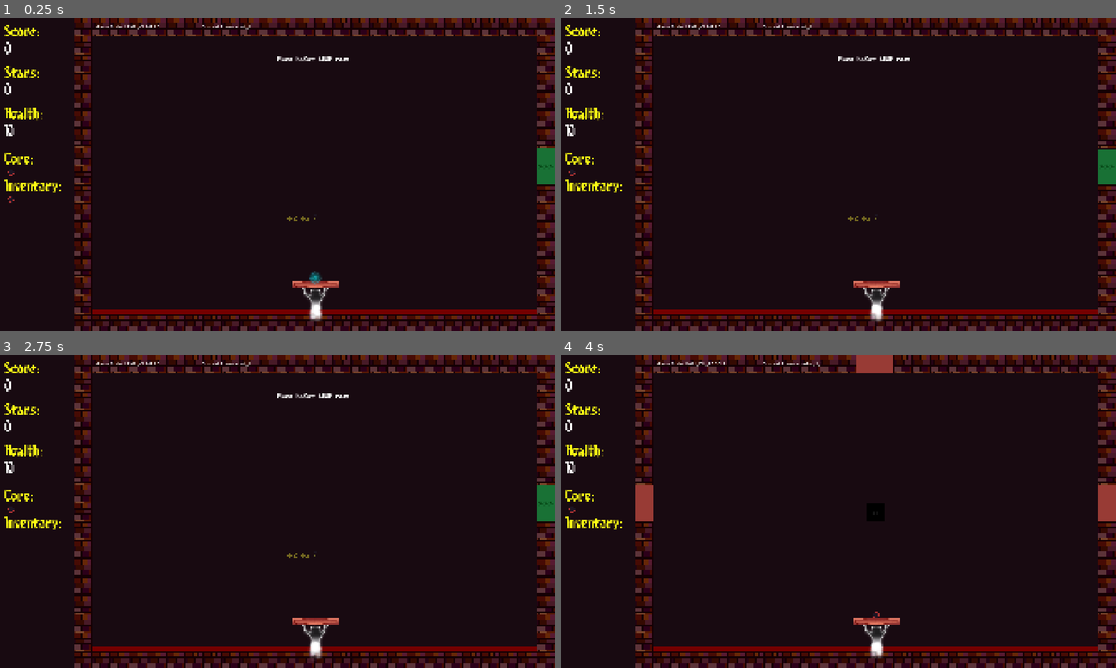
Above: before the commit, frames 1-4 (two rows, left to right).
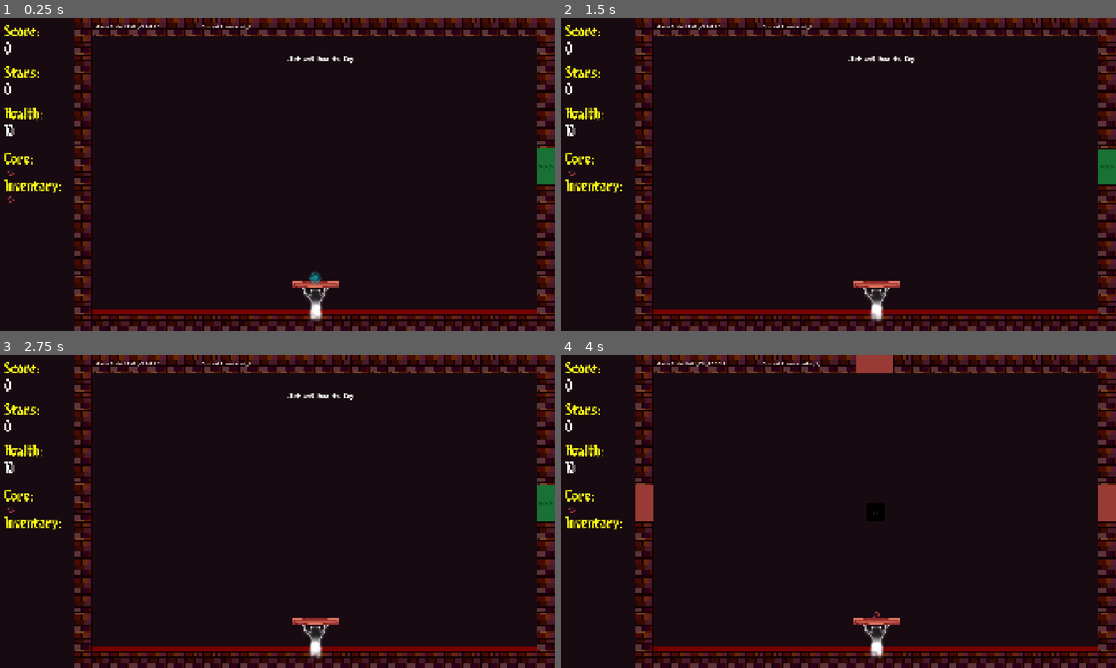
Above: after the commit, the same moments.

Repository: lostpoet999/escape_to_marty
Game: Godot game, scene res://scenes_and_scripts/levels/common_rooms/shop_1.tscn
Two runs of this game, one before a commit and one after it. Both use one fixed random seed, a clock stepped at 60 frames per second and the inputs below. This scene is started directly instead of the project's main scene. Sound files missing from this copy of the repository are replaced by a short silence.
Inputs (mouse positions are in pixels of both pictures, inside the frame that each line leads up to):
- Up to frame 1 (0.25 s): no input
- Up to frame 2 (1.5 s): click (572, 171) at 0.52 s; click (572, 199) at 1.27 s
- Up to frame 3 (2.75 s): click (11, 508) at 2 s
- Up to frame 4 (4 s): click (572, 508) at 2.75 s; tap Enter at 3.5 s; move the mouse to (1104, 502) at 3.52 s; hold Tab (click_mode_toggle) from 3.53 s (still down); click (1104, 502) at 3.67 s

The runs differ from the first frame. In frame 1, 0.2% of the frame differs, in the area x 49-64%, y 12-65%; in frame 2, 0.2%; in frame 3, 0.2%; in frame 4, nothing differs.

Commit message:
feat: shop items state now persist

Diff:
--- a/scenes_and_scripts/inventory/inventory.gd
+++ b/scenes_and_scripts/inventory/inventory.gd
@@ -76,7 +76,7 @@
 
 func get_items_for_paddle() -> Array[PaddlePowerup]: ###passives for paddle
 	var _items: Array[PaddlePowerup]
-	for item in items:
+	for item: BaseItem in items:
 		if item is PaddlePowerup:
 			_items.append(item)
 	return _items
@@ -120,13 +120,11 @@
 	elif new_item is BallPowerUp or new_item is PaddlePowerup:
 			if new_item in items:
 				print("you already have this one, lets stack them!") #TODO: make it so inventory panel increases quantity in visual vs takeup another spot
-			else:
-				print("cool, new powah")
 			items.push_back(new_item) #this will move when we do quantity update from above
 			Signalbus.inventory_changed.emit()
 
 func replace_paddle_active(new_item: PaddleActive): #where item is replaced in player inventory
-	var index = core_items.find_custom(func(i): return i is PaddleActive)
+	var index: int = core_items.find_custom(func(i): return i is PaddleActive)
 	core_items.remove_at(index)
 	core_items.push_front(new_item)
 	Signalbus.inventory_changed.emit()
@@ -141,7 +139,7 @@
 
 	Signalbus.inventory_changed.emit()
 
-func use_item(item) -> void:
+func use_item(item: BaseItem) -> void:
 	dp("Using item %s..." % item)
 	remove_item(item)
 	if item is BallPowerUp:
--- a/scenes_and_scripts/item_spawning/item_box.gd
+++ b/scenes_and_scripts/item_spawning/item_box.gd
@@ -1,13 +1,13 @@
 class_name Itembox extends Node2D
 
-var item_box_data: ItemBoxData
+var loot_items_data: LootItemsData
 
 func _on_loot_box_pressed() -> void:
-	if item_box_data.items.is_empty():
+	if loot_items_data.items.is_empty():
 		queue_free()
 		return
-	var item: BaseItem = item_box_data.items.pick_random()
-	item_box_data.items.erase(item)
+	var item: BaseItem = loot_items_data.items.pick_random()
+	loot_items_data.items.erase(item)
 	PlayerData.inventory.add_item(item)
-	if item_box_data.items.is_empty():
+	if loot_items_data.items.is_empty():
 		queue_free()
--- a/scenes_and_scripts/item_spawning/item_box_data.gd
+++ /dev/null
@@ -1,24 +0,0 @@
-class_name ItemBoxData extends Resource
-
-var max_items: int = 0
-var items: Array [BaseItem] = []
-var pool: Array[BaseItem]
-@export var scene_ref: PackedScene = preload("uid://165yx2m2saao")
-
-func instantiate_scene() -> Node2D:
-	return scene_ref.instantiate()
-
-func filter_owned_actives()->void:
-	var owned_actives: Array[BaseItem] = PlayerData.inventory.get_core_items()
-	pool = pool.filter(func(i: BaseItem) -> bool:
-		return not owned_actives.has(i))
-
-func generate_item_box()->void:
-	filter_owned_actives()
-	max_items = randi() % GameManager.floor_data.free_item_max + 1
-	pool = ItemSpawner.item_pool_data.item_pool.duplicate()
-	for n:int in max_items:
-		if pool.is_empty(): break
-		var item:BaseItem = pool.pick_random()
-		items.push_back(item)
-		pool.erase(item)
--- /dev/null
+++ b/scenes_and_scripts/item_spawning/loot_items_data.gd
@@ -0,0 +1,33 @@
+class_name LootItemsData extends Resource
+
+var max_items: int = 0
+var items: Array [BaseItem] = []
+var pool: Array[BaseItem]
+const ITEM_BOX: PackedScene = preload("uid://165yx2m2saao")
+const SHOP: PackedScene = preload("uid://bn3va5ib8tytd")
+
+
+func instantiate_lootbox() -> Node2D:
+	return ITEM_BOX.instantiate()
+
+func instantiate_shop() -> Node2D:
+	return SHOP.instantiate()
+
+func filter_owned_actives()->void:
+	var owned_actives: Array[BaseItem] = PlayerData.inventory.get_core_items()
+	pool = pool.filter(func(i: BaseItem) -> bool:
+		return not owned_actives.has(i))
+
+func generate_item_box()->void:
+	filter_owned_actives()
+	var room_entry:RoomEntry = GameManager.get_current_floor_entry(GameManager.current_room_id)
+	if room_entry.room_type == RoomEntry.ROOM_TYPES.free_item:
+		max_items = randi() % GameManager.floor_data.free_item_max + 2
+	elif room_entry.room_type == RoomEntry.ROOM_TYPES.shop:
+		max_items = GameManager.floor_data.shop_items
+	pool = ItemSpawner.item_pool_data.item_pool.duplicate()
+	for n:int in max_items:
+		if pool.is_empty(): break
+		var item:BaseItem = pool.pick_random()
+		items.push_back(item)
+		pool.erase(item)
--- a/scenes_and_scripts/item_spawning/shop_grid.gd
+++ b/scenes_and_scripts/item_spawning/shop.gd
@@ -1,6 +1,8 @@
-class_name ShopGrid extends GridContainer
-@onready var shop_grid: GridContainer = $"."
+class_name ShopGrid extends Node2D
+@onready var shop_grid: GridContainer = $ShopGrid
 
+var loot_items_data: LootItemsData
+var shop_list: Array[BaseItem]
 
 # Called when the node enters the scene tree for the first time.
 func _ready() -> void:
@@ -27,10 +29,12 @@
 	button.flat = true ## change me if you decide to use a theme
 
 	button.pressed.connect(buy_item.bind(item,button))
+	if item.cost > PlayerData.stars_collected: button.disabled = true
 	return button
 
 func buy_item(item: BaseItem, button: Button)->void:
 	PlayerData.inventory.add_item(item)
+	loot_items_data.items.erase(item)
 	PlayerData.stars_collected -= item.cost
 	Signalbus.stars_updated.emit()
 	button.queue_free()
@@ -38,8 +42,8 @@
 
 func populate_shop_panel()->void:
 	clear_shop_btns()
-	for i:int in GameManager.floor_data.shop_items:
-		var item: BaseItem = ItemSpawner.pick_random_item()
+	for i:int in loot_items_data.items.size():
+		var item: BaseItem = loot_items_data.items.pick_random()
 		var btn: Button = make_item_button(item)
 		if item.cost > PlayerData.stars_collected: btn.disabled = true
 		shop_grid.add_child(btn)
--- /dev/null
+++ b/scenes_and_scripts/item_spawning/shop.tscn
@@ -0,0 +1,11 @@
+[gd_scene format=3 uid="uid://bn3va5ib8tytd"]
+
+[ext_resource type="Script" uid="uid://d17gwgcn8lfjd" path="res://scenes_and_scripts/item_spawning/shop.gd" id="1_5lmvd"]
+
+[node name="Shop" type="Node2D" unique_id=700024567]
+script = ExtResource("1_5lmvd")
+
+[node name="ShopGrid" type="GridContainer" parent="." unique_id=1095300514]
+offset_right = 40.0
+offset_bottom = 40.0
+columns = 3
--- a/scenes_and_scripts/item_spawning/shop_grid.tscn
+++ b/scenes_and_scripts/item_spawning/shop_grid.tscn
@@ -1,19 +1,9 @@
 [gd_scene format=3 uid="uid://uvsmq53yomry"]
 
-[ext_resource type="Script" uid="uid://d17gwgcn8lfjd" path="res://scenes_and_scripts/item_spawning/shop_grid.gd" id="1_f4q4a"]
+[ext_resource type="Script" uid="uid://d17gwgcn8lfjd" path="res://scenes_and_scripts/item_spawning/shop.gd" id="1_f4q4a"]
 
-[node name="ShopGrid" type="GridContainer" unique_id=1965214833]
-anchors_preset = 8
-anchor_left = 0.5
-anchor_top = 0.5
-anchor_right = 0.5
-anchor_bottom = 0.5
-offset_top = 132.0
-offset_right = 384.0
-offset_bottom = 172.0
-grow_horizontal = 2
-grow_vertical = 2
-size_flags_horizontal = 4
-size_flags_vertical = 4
-columns = 3
+[node name="Node2D" type="Node2D" unique_id=700024567]
+
+[node name="ShopGrid" type="GridContainer" parent="." unique_id=213815103]
 script = ExtResource("1_f4q4a")
+metadata/_custom_type_script = "uid://d17gwgcn8lfjd"
--- a/scenes_and_scripts/levels/common_rooms/shop_1.tscn
+++ b/scenes_and_scripts/levels/common_rooms/shop_1.tscn
@@ -1,7 +1,6 @@
 [gd_scene format=3 uid="uid://bwuoolbwt8v67"]
 
 [ext_resource type="PackedScene" uid="uid://bea1h3570swpu" path="res://scenes_and_scripts/levels/room_base.tscn" id="1_os7iy"]
-[ext_resource type="PackedScene" uid="uid://uvsmq53yomry" path="res://scenes_and_scripts/item_spawning/shop_grid.tscn" id="2_2jxpp"]
 [ext_resource type="FontFile" uid="uid://c1its5lmhd4kg" path="res://label_settings_and_fonts/fonts/8bitlim.ttf" id="2_fdn02"]
 
 [sub_resource type="LabelSettings" id="LabelSettings_oufug"]
@@ -10,19 +9,15 @@
 
 [node name="common_room" unique_id=565861230 instance=ExtResource("1_os7iy")]
 
-[node name="GridContainer" parent="UI Popup Menus" parent_id_path=PackedInt32Array(927849858) index="3" unique_id=1965214833 instance=ExtResource("2_2jxpp")]
-offset_left = 32.0
-offset_right = 352.0
+[node name="Background" parent="PlayArea" parent_id_path=PackedInt32Array(87831636) index="1" unique_id=306947289]
+metadata/_edit_lock_ = true
 
 [node name="Label" type="Label" parent="PlayArea" parent_id_path=PackedInt32Array(87831636) index="3" unique_id=2097916128]
 layout_mode = 0
-offset_left = 679.0
+offset_left = 711.0
 offset_top = 128.0
-offset_right = 935.0
+offset_right = 967.0
 offset_bottom = 160.0
-text = "Place holder SHOP room"
+text = "Click and Item to Buy"
 label_settings = SubResource("LabelSettings_oufug")
 autowrap_mode = 3
-
-[node name="Background" parent="PlayArea" parent_id_path=PackedInt32Array(87831636) index="4" unique_id=306947289]
-metadata/_edit_lock_ = true
--- a/scenes_and_scripts/levels/floor_1_the_lighthouse/combat_1_4.tscn
+++ b/scenes_and_scripts/levels/floor_1_the_lighthouse/combat_1_4.tscn
@@ -24,6 +24,21 @@
 
 [node name="combat_1_4" unique_id=565861230 instance=ExtResource("1_7tba3")]
 
+[node name="OpenSeal" parent="No-Respawn/Bricks" parent_id_path=PackedInt32Array(424513038) index="0" unique_id=887021685 instance=ExtResource("2_pu6mi")]
+position = Vector2(1056, 736)
+
+[node name="OpenSeal2" parent="No-Respawn/Bricks" parent_id_path=PackedInt32Array(424513038) index="1" unique_id=689692016 instance=ExtResource("2_pu6mi")]
+position = Vector2(1152, 736)
+
+[node name="OpenSeal3" parent="No-Respawn/Bricks" parent_id_path=PackedInt32Array(424513038) index="2" unique_id=893085008 instance=ExtResource("2_pu6mi")]
+position = Vector2(1248, 736)
+
+[node name="OpenSeal4" parent="No-Respawn/Bricks" parent_id_path=PackedInt32Array(424513038) index="3" unique_id=1026489600 instance=ExtResource("2_pu6mi")]
+position = Vector2(960, 736)
+
+[node name="OpenSeal5" parent="No-Respawn/Bricks" parent_id_path=PackedInt32Array(424513038) index="4" unique_id=2067745846 instance=ExtResource("2_pu6mi")]
+position = Vector2(1344, 736)
+
 [node name="EnemySpawner" parent="No-Respawn/Spawners" parent_id_path=PackedInt32Array(1587044855) index="0" unique_id=740599083 instance=ExtResource("3_u5l1q")]
 position = Vector2(288, 960)
 enemies = Array[ExtResource("4_0334r")]([SubResource("Resource_lsl0q")])
@@ -39,18 +54,3 @@
 respawn_time = 10.0
 initial_spawn_time = 2.0
 max_spawns = 1
-
-[node name="OpenSeal" parent="." index="8" unique_id=887021685 instance=ExtResource("2_pu6mi")]
-position = Vector2(992, 608)
-
-[node name="OpenSeal2" parent="." index="9" unique_id=689692016 instance=ExtResource("2_pu6mi")]
-position = Vector2(1088, 608)
-
-[node name="OpenSeal3" parent="." index="10" unique_id=893085008 instance=ExtResource("2_pu6mi")]
-position = Vector2(1184, 608)
-
-[node name="OpenSeal4" parent="." index="11" unique_id=1026489600 instance=ExtResource("2_pu6mi")]
-position = Vector2(896, 608)
-
-[node name="OpenSeal5" parent="." index="12" unique_id=2067745846 instance=ExtResource("2_pu6mi")]
-position = Vector2(1280, 608)
--- a/scenes_and_scripts/levels/floor_1_the_lighthouse/floor_1_layout.tres
+++ b/scenes_and_scripts/levels/floor_1_the_lighthouse/floor_1_layout.tres
@@ -154,7 +154,7 @@
 [resource]
 script = ExtResource("2_j7weq")
 spawn_weight = SubResource("Resource_rtyfa")
-free_item_max = 3
+free_item_max = 2
 shop_items = 3
 seal_difficulty_rates = SubResource("Resource_d5n1e")
 seal_phase_pool = Array[ExtResource("13_rtyfa")]([SubResource("Resource_mwylx")])
--- a/scenes_and_scripts/levels/room_base.gd
+++ b/scenes_and_scripts/levels/room_base.gd
@@ -10,8 +10,9 @@
 
 var room_state: RoomState
 var entry: RoomEntry
-@onready var item_box_data: ItemBoxData
+@onready var loot_items_data: LootItemsData
 @onready var item_box: Itembox
+@onready var shop_grid: ShopGrid
 @onready var no_respawn: Node2D = $"No-Respawn"
 
 
@@ -21,8 +22,6 @@
 
 
 func supress_respawn_entities()->void:
-	print("supress entered")
-	print("room: ", GameManager.current_room_id)
 	no_respawn.queue_free()
 
 func _ready() -> void:
@@ -52,17 +51,27 @@
 		check_level_cleared() # temp mechanism until i swithc to checking room types purely
 	match entry.room_type:
 		RoomEntry.ROOM_TYPES.free_item:
-			if !room_state.item_box_data:
+			if !room_state.loot_items_data:
 				room_state.generate_item_box()
-			if !room_state.item_box_data.items.is_empty():
-				item_box_data = room_state.item_box_data
-				item_box = item_box_data.instantiate_scene()
+			if !room_state.loot_items_data.items.is_empty():
+				loot_items_data = room_state.loot_items_data
+				item_box = loot_items_data.instantiate_lootbox()
 				item_box.global_position = item_spawn_point.global_position
-				item_box.item_box_data = item_box_data
+				item_box.loot_items_data = loot_items_data
 				add_child(item_box)
 			bricks_cleared = true
 			stars_cleared = true
 			check_level_cleared()
+		RoomEntry.ROOM_TYPES.shop:
+			if !room_state.loot_items_data:
+				room_state.generate_item_box()
+			if !room_state.loot_items_data.items.is_empty():
+				loot_items_data = room_state.loot_items_data
+				shop_grid = loot_items_data.instantiate_shop()
+				shop_grid.global_position = item_spawn_point.global_position
+				shop_grid.loot_items_data = loot_items_data
+				add_child(shop_grid)
+				shop_grid.global_position = item_spawn_point.global_position
 
 func _on_enemy_requested(spawn_from: Area2D) -> void: # for brick break enemies
 	var seal_break_enemies: Array[EnemyConfig] = GameManager.floor_data.seal_break_enemies
--- a/scenes_and_scripts/levels/room_state.gd
+++ b/scenes_and_scripts/levels/room_state.gd
@@ -5,9 +5,9 @@
 var loot_taken: bool = false
 var shop_generated: bool = false
 var clear_count: int = 0
-var  item_box_data: ItemBoxData
+var  loot_items_data: LootItemsData
 
 func generate_item_box()->void:
-	if !item_box_data:
-		item_box_data = ItemBoxData.new()
-		item_box_data.generate_item_box()
+	if !loot_items_data:
+		loot_items_data = LootItemsData.new()
+		loot_items_data.generate_item_box()
Renamed: scenes_and_scripts/item_spawning/item_box_data.gd.uid -> scenes_and_scripts/item_spawning/loot_items_data.gd.uid
Renamed: scenes_and_scripts/item_spawning/shop_grid.gd.uid -> scenes_and_scripts/item_spawning/shop.gd.uid
